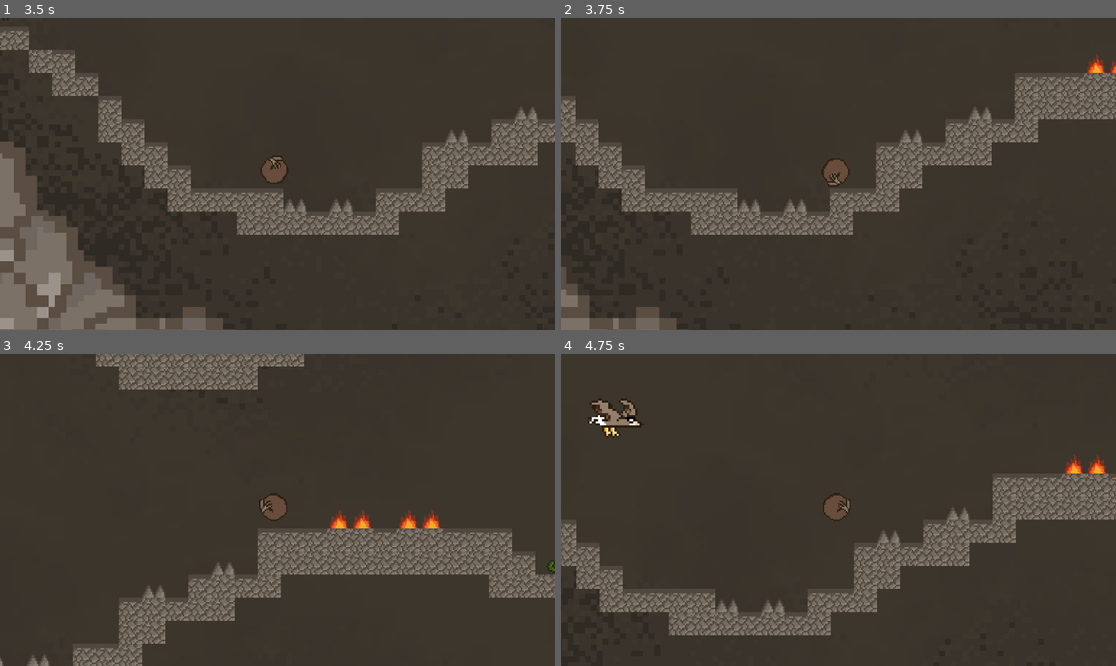
Above: before the commit, frames 1-4 (two rows, left to right).
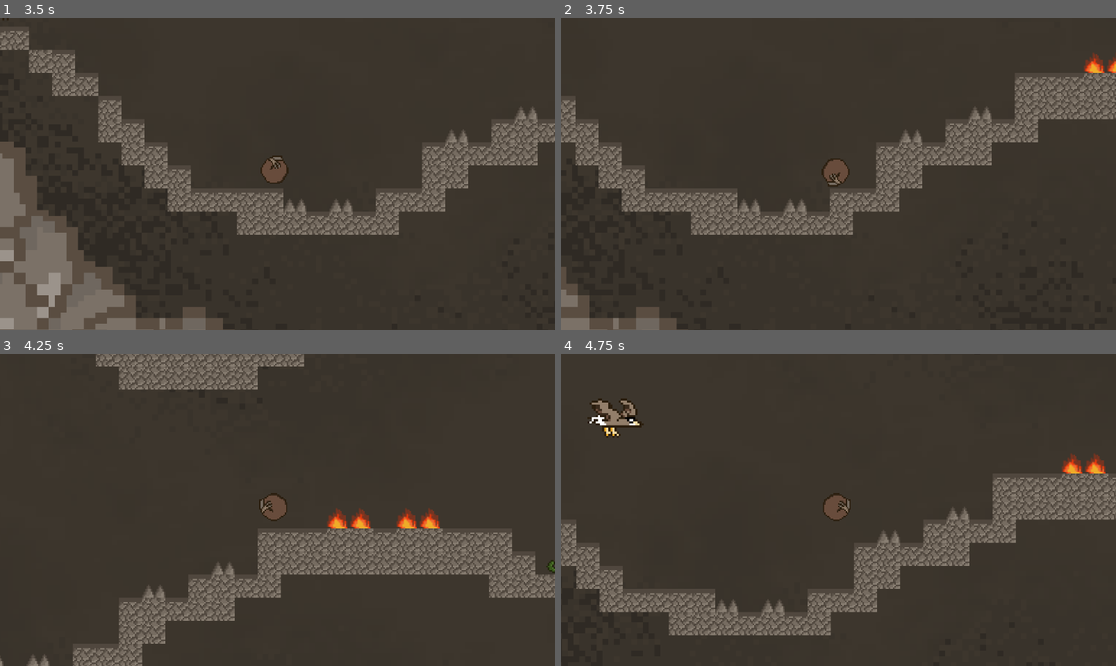
Above: after the commit, the same moments.

Repository: loumonti/bleble
Game: Godot game, scene res://level-1.tscn
The game is run twice, just before and just after one commit, with the same random seed, the same clock (stepped at 60 frames per second) and the same inputs. This scene is started directly instead of the project's main scene. The engine's default icon, where the game draws it, is replaced by a stand-in: a white triangle on a blue panel in a dark square.
Inputs:
- Up to frame 1 (3.5 s): tap Enter (ui_accept) at 0.5, 0.77, 1.52, 3.02 s; hold Right (ui_right) 0.53-2.03 s; tap Alt at 0.6, 2.1 s; tap Shift at 1.35, 2.85 s; hold Left (ui_left) 2.03-2.78 s; hold Right (ui_right) from 2.78 s (still down)
- Up to frame 2 (3.75 s): keep holding Right (ui_right); tap Alt at 3.6 s
- Up to frame 3 (4.25 s): keep holding Right (ui_right); tap Enter (ui_accept) at 3.77 s
- Up to frame 4 (4.75 s): release Right (ui_right) at 4.28 s; hold Left (ui_left) from 4.28 s (still down); tap Shift at 4.35 s; tap Enter (ui_accept) at 4.52 s

Frame 1 is identical in both runs. In frame 2, 0.2% of the frame differs, in the area x 94-100%, y 11-18%; in frame 3, 0.4%, in the area x 58-79%, y 49-56%; in frame 4, 0.2%.

Commit message:
fueguito

Diff:
--- a/bleble/game_over.tscn
+++ b/bleble/game_over.tscn
@@ -1,6 +1,6 @@
-[gd_scene format=3 uid="uid://c8qn0l5ak5gua"]
+[gd_scene format=3 uid="uid://bqjha7un1axo2"]
 
-[node name="game over" type="Control"]
+[node name="game over" type="Control" unique_id=754232434]
 layout_mode = 3
 anchors_preset = 15
 anchor_right = 1.0
@@ -8,7 +8,7 @@
 grow_horizontal = 2
 grow_vertical = 2
 
-[node name="Label" type="Label" parent="."]
+[node name="Label" type="Label" parent="." unique_id=1090147104]
 layout_mode = 1
 anchors_preset = 8
 anchor_left = 0.5
@@ -23,7 +23,7 @@
 grow_vertical = 2
 text = "you died :>"
 
-[node name="Button" type="Button" parent="."]
+[node name="Button" type="Button" parent="." unique_id=1378505786]
 layout_mode = 1
 anchors_preset = 8
 anchor_left = 0.5
@@ -38,7 +38,7 @@
 grow_vertical = 2
 text = "respawn"
 
-[node name="Button2" type="Button" parent="."]
+[node name="Button2" type="Button" parent="." unique_id=1731116257]
 layout_mode = 1
 anchors_preset = 8
 anchor_left = 0.5
--- a/bleble/level-1.tscn
+++ b/bleble/level-1.tscn
@@ -1,11 +1,12 @@
-[gd_scene load_steps=10 format=4 uid="uid://cvjh3woqhl5fj"]
+[gd_scene format=4 uid="uid://btsjg8f3n5iwb"]
 
 [ext_resource type="Texture2D" uid="uid://bx13swb4aynir" path="res://background.png" id="1_0hol4"]
 [ext_resource type="Texture2D" uid="uid://dspcgri3kasy1" path="res://tileset.png" id="2_os6q4"]
+[ext_resource type="Texture2D" uid="uid://bgf6chefm78ry" path="res://Sprite-0004.png" id="3_8ibgy"]
 [ext_resource type="PackedScene" uid="uid://cd4n1mtq3lap3" path="res://topo.tscn" id="3_epypp"]
 [ext_resource type="PackedScene" uid="uid://ccwu86qj4dx3q" path="res://eagle.tscn" id="4_0hol4"]
-[ext_resource type="PackedScene" uid="uid://drm2t6kfdrtpw" path="res://rata.tscn" id="5_rxi77"]
-[ext_resource type="PackedScene" uid="uid://dfmnshh1to2m3" path="res://snake.tscn" id="6_syi2c"]
+[ext_resource type="PackedScene" path="res://rata.tscn" id="5_rxi77"]
+[ext_resource type="PackedScene" path="res://snake.tscn" id="6_syi2c"]
 [ext_resource type="PackedScene" uid="uid://5gdgvbfvbpi1" path="res://area_2d.tscn" id="7_k5qh3"]
 
 [sub_resource type="TileSetAtlasSource" id="TileSetAtlasSource_epypp"]
@@ -41,32 +42,52 @@
 physics_layer_0/collision_layer = 1
 sources/0 = SubResource("TileSetAtlasSource_epypp")
 
-[node name="nivel 1" type="Node2D"]
+[sub_resource type="TileSetAtlasSource" id="TileSetAtlasSource_1mgki"]
+texture = ExtResource("3_8ibgy")
+2:1/0 = 0
+1:2/0 = 0
+2:2/0 = 0
+1:3/0 = 0
+2:3/0 = 0
+0:4/0 = 0
+1:4/0 = 0
+2:4/0 = 0
+2:4/0/physics_layer_0/polygon_0/points = PackedVector2Array(-8, -8, 8, -8, 8, 8, -8, 8)
 
-[node name="background" type="Sprite2D" parent="."]
+[sub_resource type="TileSet" id="TileSet_cam0j"]
+physics_layer_0/collision_layer = 4
+sources/0 = SubResource("TileSetAtlasSource_1mgki")
+
+[node name="nivel 1" type="Node2D" unique_id=690390676]
+
+[node name="background" type="Sprite2D" parent="." unique_id=448030602]
 texture_filter = 1
 position = Vector2(581, 443)
 scale = Vector2(4.0191083, 3.9418604)
 texture = ExtResource("1_0hol4")
 
-[node name="TileMapLayer" type="TileMapLayer" parent="."]
+[node name="TileMapLayer" type="TileMapLayer" parent="." unique_id=1999958815]
 texture_filter = 1
 position = Vector2(2, 1)
 tile_map_data = PackedByteArray("AAD//ycAAAAAAAIAAAAAACcAAAAAAAIAAAABACcAAAAAAAIAAAACACcAAAAAAAIAAAADACcAAAAAAAIAAAAEAC …(6304 unchanged characters)…
 tile_set = SubResource("TileSet_0hol4")
 
-[node name="topo" parent="." instance=ExtResource("3_epypp")]
+[node name="DamageArea" type="TileMapLayer" parent="." unique_id=899520235]
+tile_map_data = PackedByteArray("AAAsACIAAAACAAQAAAAtACIAAAACAAQAAAAvACIAAAACAAQAAAAwACIAAAACAAQAAAA9ACMAAAACAAQAAAA+ACIAAAACAAQAAABBACEAAAACAAQAAABCACEAAAACAAQAAAA=")
+tile_set = SubResource("TileSet_cam0j")
+
+[node name="topo" parent="." unique_id=435958370 instance=ExtResource("3_epypp")]
 position = Vector2(115, 591)
 
-[node name="eagle" parent="." node_paths=PackedStringArray("topo") instance=ExtResource("4_0hol4")]
+[node name="eagle" parent="." unique_id=207379606 node_paths=PackedStringArray("topo") instance=ExtResource("4_0hol4")]
 position = Vector2(47, 500.00003)
 topo = NodePath("../topo")
 
-[node name="snake" parent="." instance=ExtResource("6_syi2c")]
+[node name="snake" parent="." unique_id=1891859597 instance=ExtResource("6_syi2c")]
 position = Vector2(866, 583)
 
-[node name="rata2" parent="." instance=ExtResource("5_rxi77")]
+[node name="rata2" parent="." unique_id=1101224610 instance=ExtResource("5_rxi77")]
 position = Vector2(610, 428)
 
-[node name="Area2D" parent="." instance=ExtResource("7_k5qh3")]
+[node name="Area2D" parent="." unique_id=228364790 instance=ExtResource("7_k5qh3")]
 position = Vector2(396, 132)
--- a/bleble/topo.gd
+++ b/bleble/topo.gd
@@ -30,3 +30,7 @@
 	var isLeft = velocity.x < 0
 	topo.flip_h = isLeft
 	move_and_slide()
+
+
+func _on_hitbox_body_entered(body):
+	get_tree().change_scene_to_file("res://game_over.tscn")
--- a/bleble/topo.tscn
+++ b/bleble/topo.tscn
@@ -83,10 +83,14 @@
 radius = 11.0
 height = 22.0
 
-[node name="topo" type="CharacterBody2D"]
+[sub_resource type="CapsuleShape2D" id="CapsuleShape2D_ia083"]
+radius = 9.0
+height = 24.0
+
+[node name="topo" type="CharacterBody2D" unique_id=1532507842]
 script = ExtResource("1_polaf")
 
-[node name="AnimatedSprite2D" type="AnimatedSprite2D" parent="."]
+[node name="AnimatedSprite2D" type="AnimatedSprite2D" parent="." unique_id=1950173411]
 texture_filter = 1
 position = Vector2(-2, -2)
 scale = Vector2(0.875, 0.875)
@@ -94,9 +98,19 @@
 animation = &"idle"
 frame_progress = 0.3404857
 
-[node name="Camera2D" type="Camera2D" parent="."]
+[node name="Camera2D" type="Camera2D" parent="." unique_id=980138828]
 zoom = Vector2(3, 3)
 
-[node name="CollisionShape2D" type="CollisionShape2D" parent="."]
+[node name="CollisionShape2D" type="CollisionShape2D" parent="." unique_id=1096296742]
 position = Vector2(-2, -1)
 shape = SubResource("CapsuleShape2D_do3a1")
+
+[node name="hitbox" type="Area2D" parent="." unique_id=1170482634]
+collision_mask = 4
+
+[node name="CollisionShape2D" type="CollisionShape2D" parent="hitbox" unique_id=1398596451]
+position = Vector2(-2, -1)
+shape = SubResource("CapsuleShape2D_ia083")
+debug_color = Color(0.92427397, 0.20702949, 0.46385533, 0.41960785)
+
+[connection signal="body_entered" from="hitbox" to="." method="_on_hitbox_body_entered"]
Not shown: 1 places in bleble/area_2d.tscn that only renumber resources
Not shown: 1 places in bleble/topo.tscn that only renumber resources
